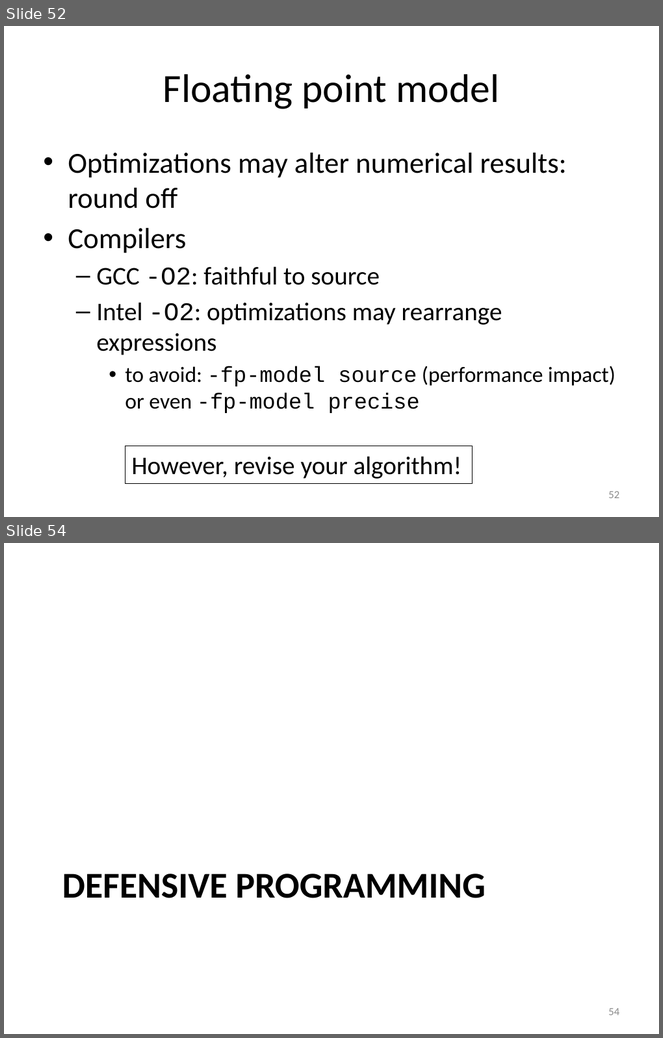
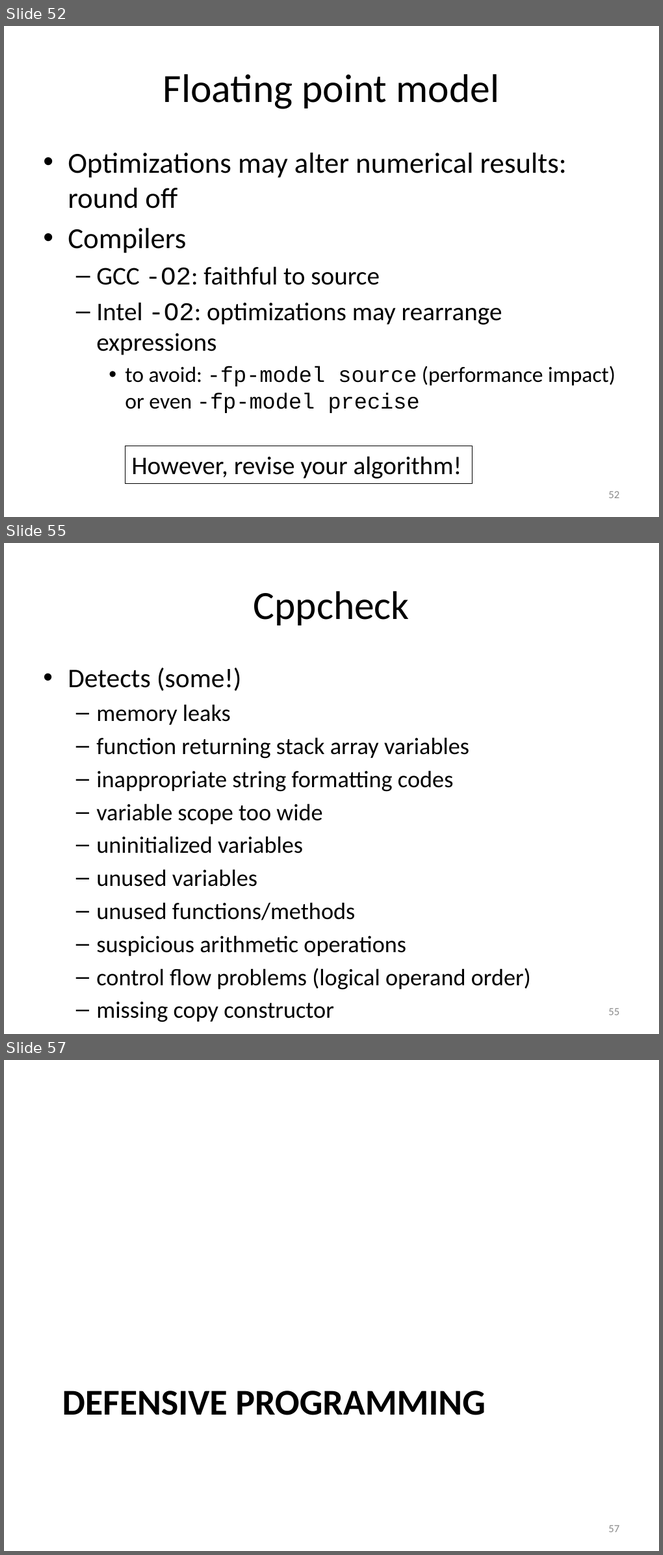
Before and after one commit to gjbex/training-material, a slide deck: Debugging/debugging.pptx. Shown one above the other, each under a label of ours: slides 52 and 54 before the commit, slides 52, 55 and 57 after it; the slides between them are not shown. The pictures are 663x1038 and 663x1555 pixels, drawn with LibreOffice and Linux fonts; fonts in the diff are those of the drawing. Boxes give left, top, right and bottom in pixels: in the first picture for what was removed or moved away, otherwise in the second. Text is boxed around its words. In the diff, an @@ line names an element or a change of style, - is before the commit and + after.

```diff
--- a/Debugging/debugging.pptx
+++ b/Debugging/debugging.pptx
@@ slide 55 added at [4,543,659,1034], background #FFFFFF @@
@@ title added at [254,591,410,626], 44 pt, text #000000 @@
+Cppcheck
@@ text added at [68,668,531,990], 25.9 pt, text #000000 @@
+• Detects (some!)
+  – memory leaks
+  – function returning stack array variables
+  – inappropriate string formatting codes
+  – variable scope too wide
+  – uninitialized variables
+  – unused variables
+  – unused functions/methods
+  – suspicious arithmetic operations
+  – control flow problems (logical operand order)
+  – missing copy constructor
@@ page number added at [608,1008,620,1016], 12 pt, text #8C8C8C @@
+55
@@ what was slide 54 is now slide 57 @@
@@ page number at [608,1525,620,1533]: text changed @@
-54
+57
```
Also in this commit, not shown: 1 slide changed, 3 other slides added, 1 slide removed.
